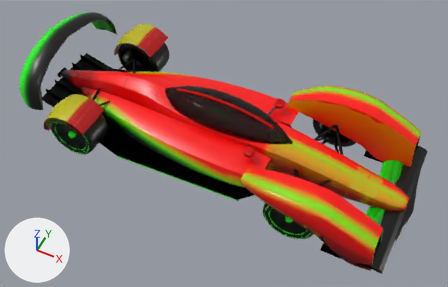
A saved change to the glTF model assets/vehicles/manta/manta.glb.
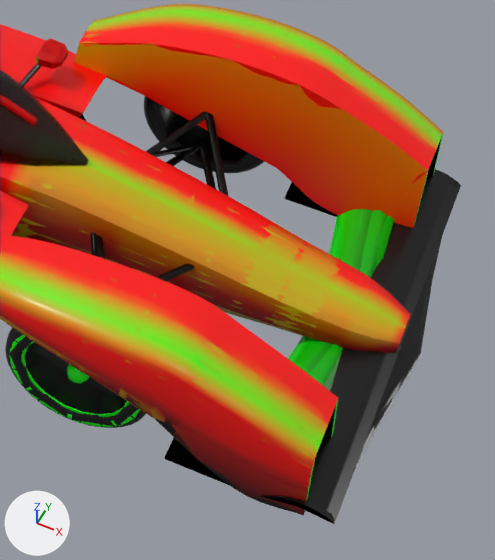
Each version appears first whole from a 50 mm camera at (2.76, -5.09, 6.42) aimed at (0.32, -0.21, 0.32), and next in a close-up on the part from 58% to 98% of the width and 29% to 100% of the height. Every picture has the same lights, and +X, +Y and +Z are marked at lower left. The first two pictures are the older version. Where no turn or scale is listed for an object, it has been applied to the vertices. Vertices at exactly the same position are counted once.
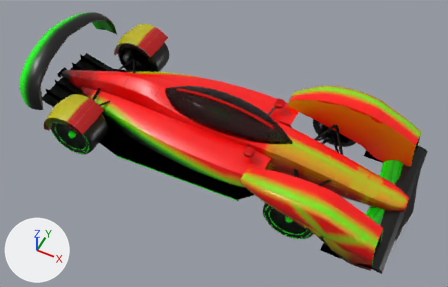
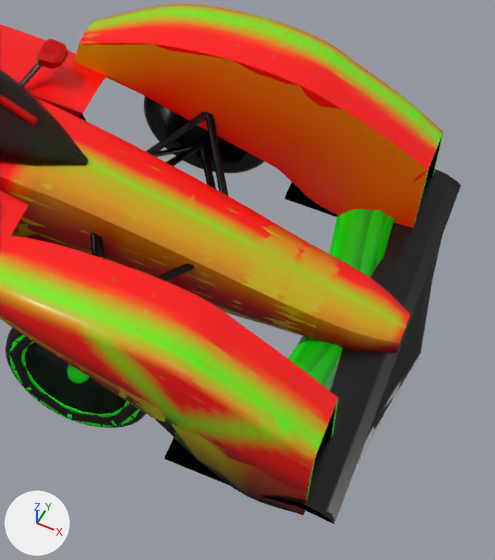
The change, as JSON lines over the scene's bpy script:
```json
{"block": "me_mesh_0", "where": "me_mesh_0.from_pydata(...)  # 16110 vertices, 32040 faces; spans x 0.0..5.37, y -2.18..0.0, z 0.39..1.44"}
{"block": "me_mesh_0", "where": "# used by ob_mesh_0; location = (-2.529, 1.09, -0.34)"}
{"block": "me_mesh_0", "change": "me_mesh_0 part 1: 574 faces centred in x 4.03..5.06, y -2.16..-0.02, z 0.65..1.11 are repainted in the vertex colours, in many colours"}
{"block": "me_mesh_12", "where": "me_mesh_12.from_pydata(...)  # 876 vertices, 1680 faces; spans x 0.0..5.28, y -2.18..0.0, z 0.39..1.44"}
{"block": "me_mesh_12", "where": "# used by ob_mesh_12; location = (-2.529, 1.09, -0.34)"}
{"block": "me_mesh_12", "change": "me_mesh_12 part 2: 80 faces centred in x 3.88..5.06, y -2.15..-0.03, z 0.45..1.11 are repainted in the vertex colours, in many colours"}
```

Where the change shows, as pixel boxes (x1, y1, x2, y2) in the close-ups (495 x 560 px):
```json
{"part": 1, "of": "me_mesh_0", "change": "recoloured", "before": [75, 12, 427, 460], "after": [75, 12, 427, 460]}
{"part": 2, "of": "me_mesh_12", "change": "recoloured", "before": [98, 382, 287, 497], "after": [98, 382, 287, 497]}
```
